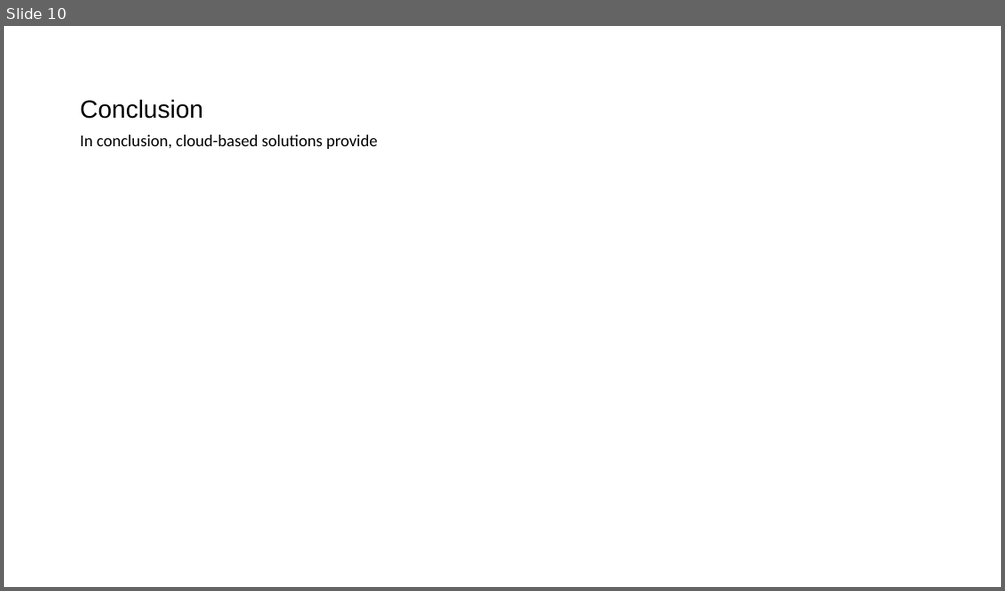
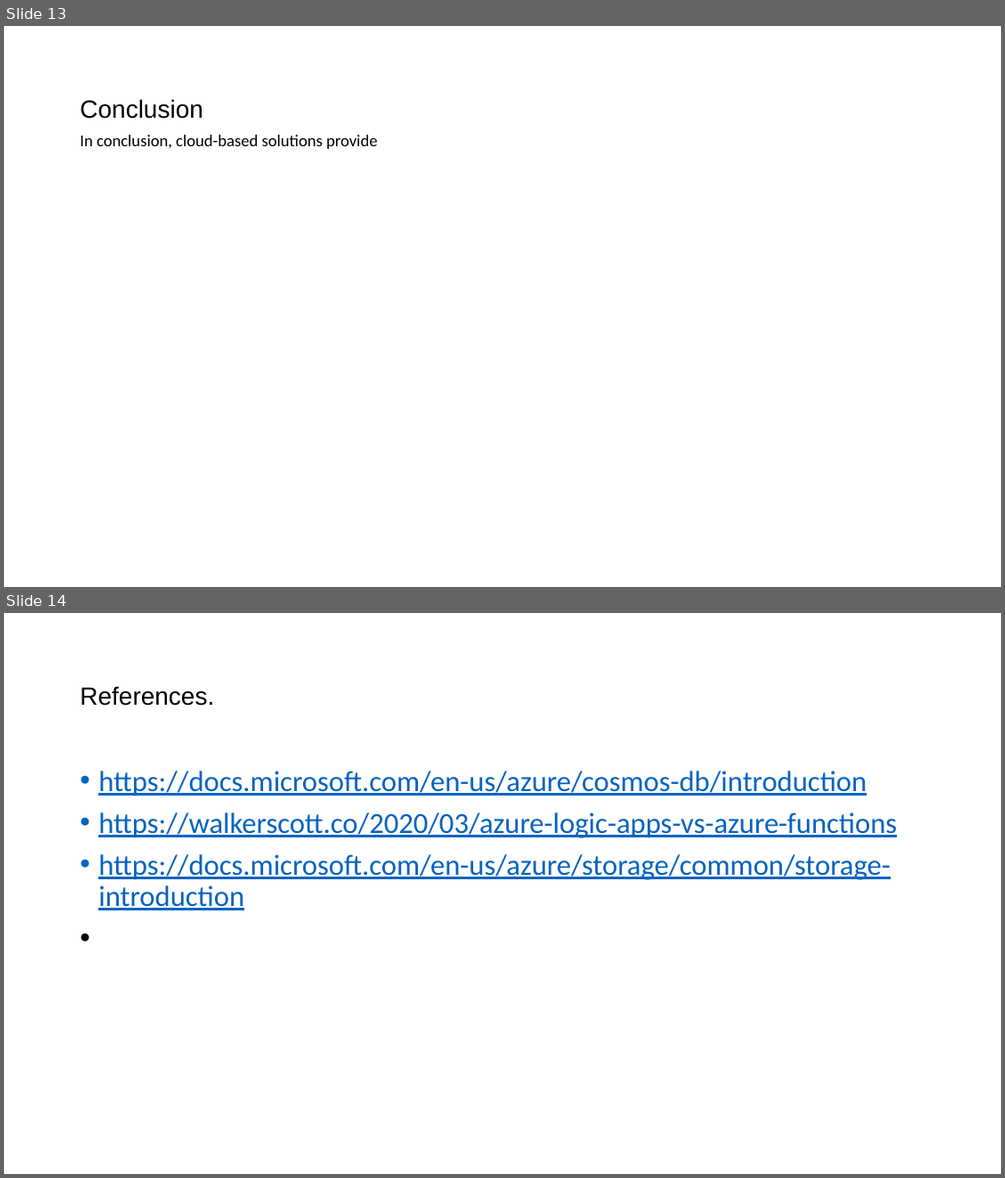
Before and after one commit to DevTobsterr/COM682, a slide deck: Cloud Native Development.pptx. Shown one above the other, each under a label of ours: slide 10 before the commit, slides 13 and 14 after it. The pictures are 1005x591 and 1005x1178 pixels, drawn with LibreOffice and Linux fonts; fonts in the diff are those of the drawing. Boxes give left, top, right and bottom in pixels: in the first picture for what was removed or moved away, otherwise in the second. Text is boxed around its words. In the diff, an @@ line names an element or a change of style, - is before the commit and + after.

```diff
--- a/Cloud Native Development.pptx
+++ b/Cloud Native Development.pptx
@@ slide 14 added at [4, 613, 1001, 1174], background #FFFFFF @@
@@ title added at [80, 686, 214, 706], 24 pt, text #000000 @@
+References.
@@ text added at [98, 771, 897, 910], 28 pt, text #0563C1, underline @@
+• https://docs.microsoft.com/en-us/azure/cosmos-db/introduction
+• https://walkerscott.co/2020/03/azure-logic-apps-vs-azure-functions
+• https://docs.microsoft.com/en-us/azure/storage/common/storage-introduction
@@ what was slide 10 is now slide 13 @@
```
Also in this commit, not shown: 6 slides changed, 3 other slides added, 1 slide removed, 1 other file.
